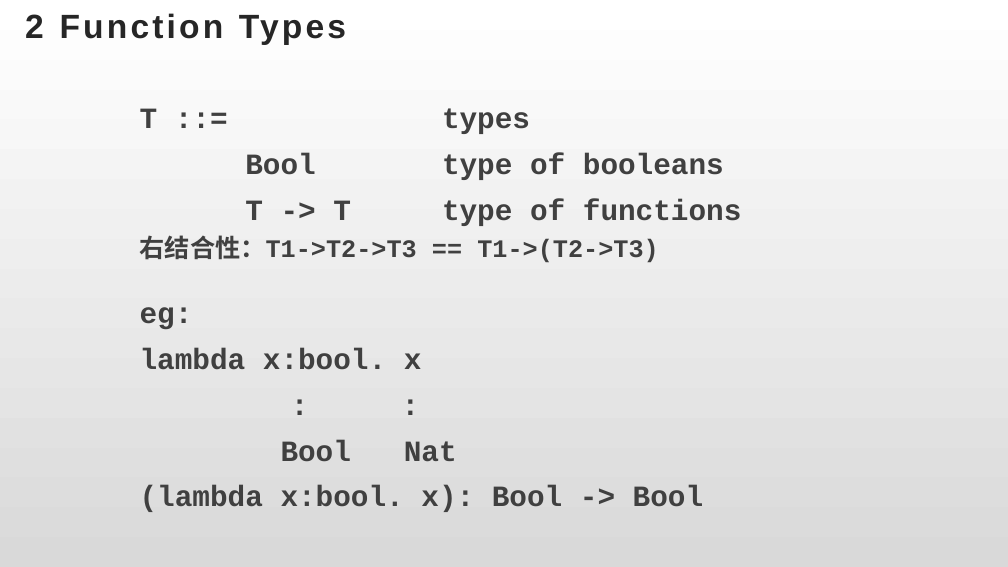
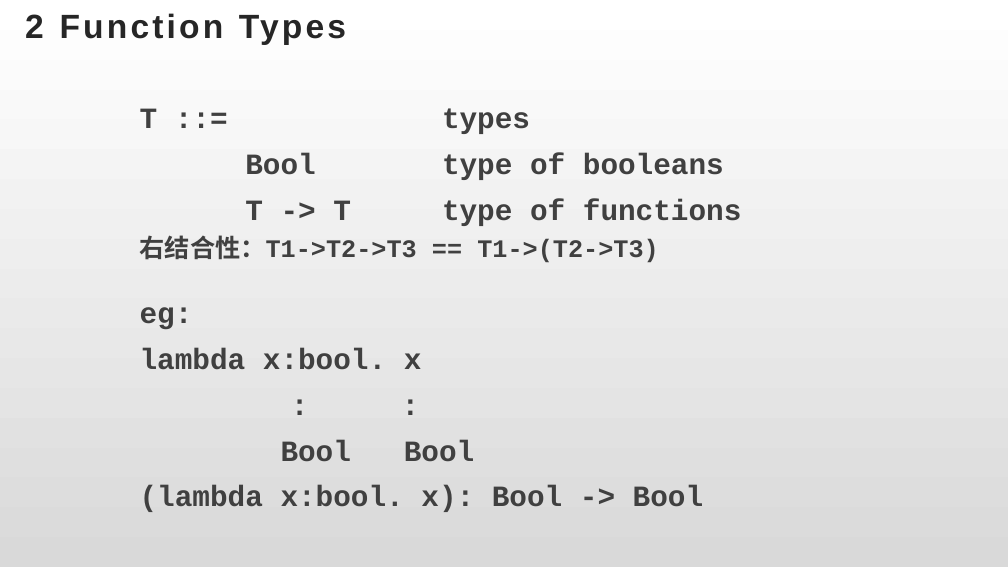
Before and after one commit to csslab-ustc/csslab-ustc.github.io, a slide deck: slide 9 of courses/popl/slides/POPL-Review02.pptx. Drawn at 1008x567 pixels with LibreOffice and Linux fonts; fonts in the diff are those of the drawing. Boxes give left, top, right and bottom in pixels: in the first picture for what was removed or moved away, otherwise in the second. Text is boxed around its words. In the diff, an @@ line names an element or a change of style, - is before the commit and + after.

Commit message:
POPL: revised an error in ppt.

```diff
--- a/courses/popl/slides/POPL-Review02.pptx
+++ b/courses/popl/slides/POPL-Review02.pptx
@@ text at [281, 440, 474, 462]: text changed @@
-Bool Nat
+Bool Bool
```
